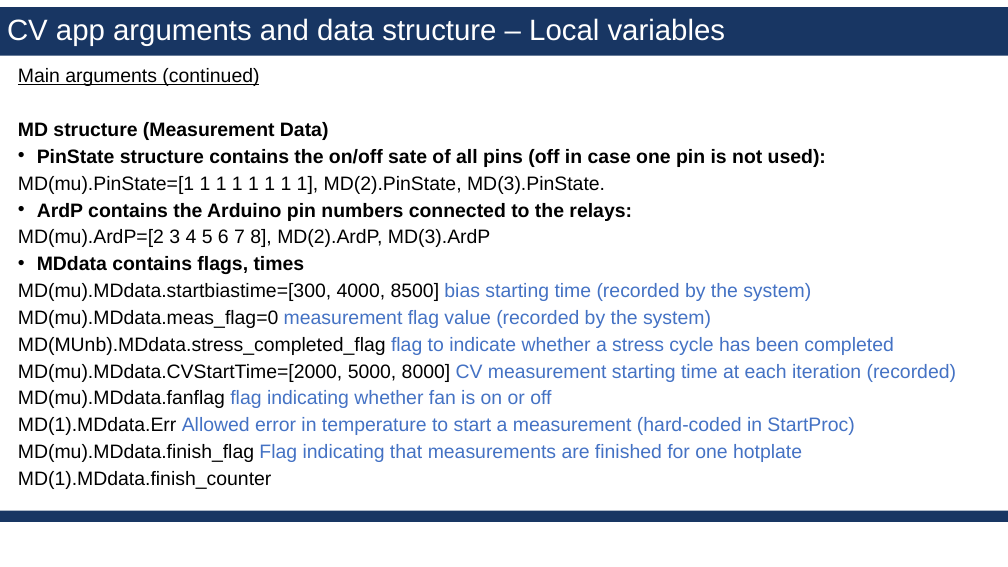
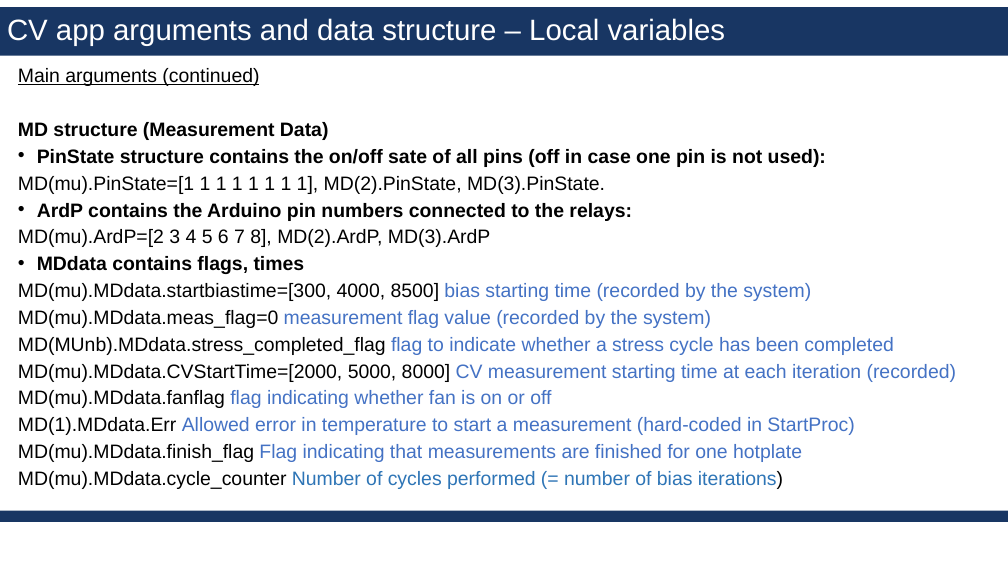
Before and after one commit to erickmartinez/matlabcvapp, a slide deck: slide 6 of AAA_CV_setup_app_design.pptx. Drawn at 1008x567 pixels with LibreOffice and Linux fonts; fonts in the diff are those of the drawing; background and template pictures are left out. Boxes give left, top, right and bottom in pixels: in the first picture for what was removed or moved away, otherwise in the second. Text is boxed around its words. In the diff, an @@ line names an element or a change of style, - is before the commit and + after.

```diff
--- a/AAA_CV_setup_app_design.pptx
+++ b/AAA_CV_setup_app_design.pptx
@@ text at bbox=[18, 471, 783, 489]: text changed; text colour #000000 to #2E75B6 @@
-MD(1).MDdata.finish_counter
+MD(mu).MDdata.cycle_counter Number of cycles performed (= number of bias iterations)
```
Also in this commit, not shown: 20 other files.
